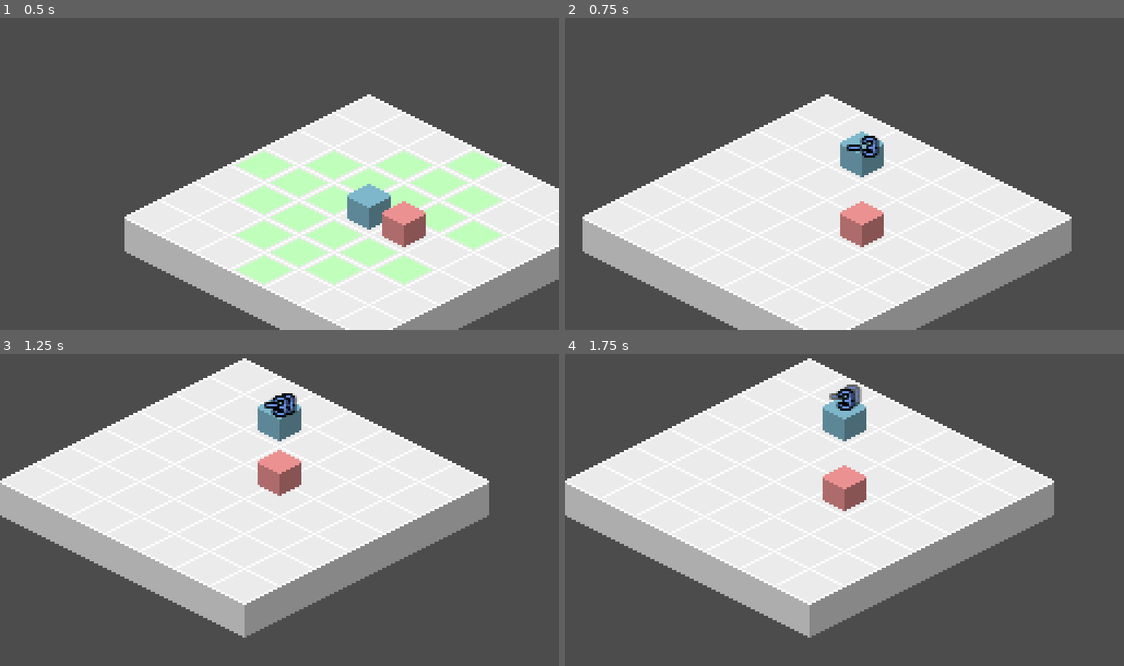
Above: before the commit, frames 1-4 (two rows, left to right).
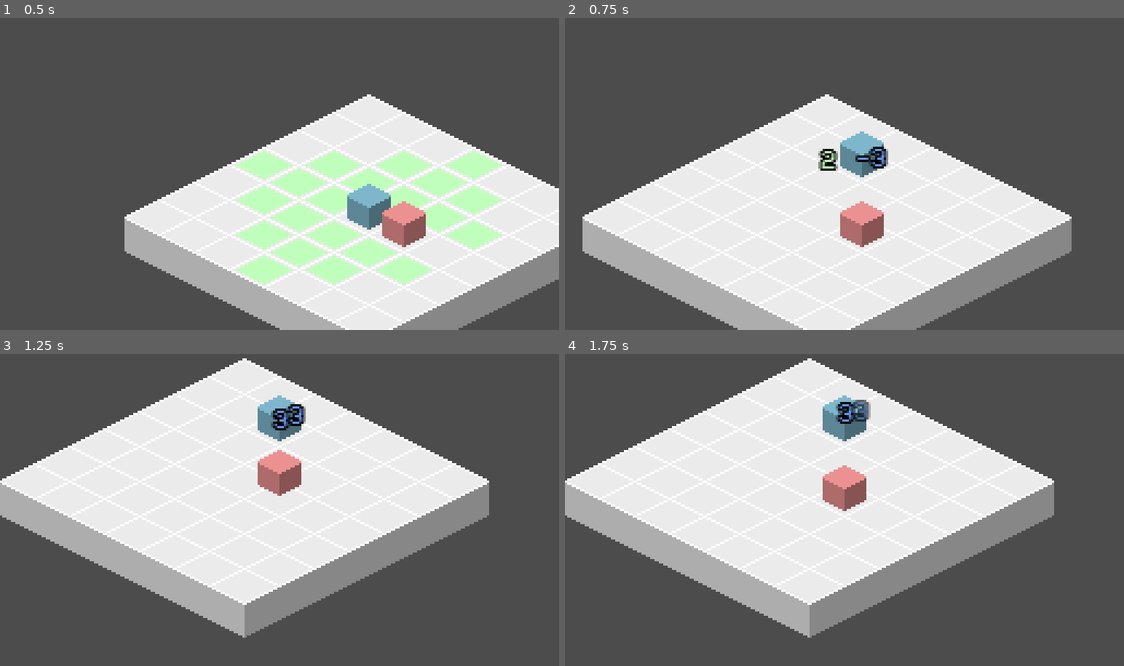
Above: after the commit, the same moments.

Repository: jaytav/godot-test-3
Game: Godot game, scene res://main.tscn
Two runs of this game, one before a commit and one after it. Both use one fixed random seed, a clock stepped at 60 frames per second and the inputs below.
Inputs (mouse positions are in pixels of both pictures, inside the frame that each line leads up to):
- Up to frame 1 (0.5 s): no input
- Up to frame 2 (0.75 s): move the mouse to (967, 149) at 0.52 s; press the mouse at (967, 149) at 0.53 s
- Up to frame 3 (1.25 s): tap Space (ui_select) at 0.77, 1.07 s; tap Tab (ui_focus_next) at 0.8 s
- Up to frame 4 (1.75 s): move the mouse to (732, 519) at 1.27 s; release the mouse at (732, 519) at 1.28 s; tap Tab (ui_focus_next) at 1.35 s; tap Space (ui_select) at 1.52, 1.55 s

Frame 1 is identical in both runs. In frame 2, 0.7% of the frame differs, in the area x 45-58%, y 37-49%; in frame 3, 0.6%; in frame 4, 0.6%.

Commit message:
add action point cost in move path (buggy)

Diff:
--- a/main.gd
+++ b/main.gd
@@ -13,6 +13,7 @@
             instance.set_owner(get_tree().edited_scene_root)
 
     if not Engine.editor_hint:
+        GroupController.add("Main", self)
         GroupController.add("Characters", get_node("World/Characters"))
         GroupController.add("TileMaps", get_node("World/TileMaps"))
         CameraController.init(get_node("World/Camera2D"))
--- a/src/animations/floating_text.tscn
+++ b/src/animations/floating_text.tscn
@@ -13,35 +13,35 @@
 resource_name = "Float"
 length = 1.5
 tracks/0/type = "value"
-tracks/0/path = NodePath(".:position")
+tracks/0/path = NodePath(".:modulate")
 tracks/0/interp = 1
 tracks/0/loop_wrap = true
 tracks/0/imported = false
 tracks/0/enabled = true
 tracks/0/keys = {
-"times": PoolRealArray( 0, 1.5 ),
-"transitions": PoolRealArray( 1, 1 ),
+"times": PoolRealArray( 0, 1, 1.5 ),
+"transitions": PoolRealArray( 1, 1, 1 ),
 "update": 0,
-"values": [ Vector2( 0, -2 ), Vector2( 0, -12 ) ]
+"values": [ Color( 1, 1, 1, 1 ), Color( 1, 1, 1, 1 ), Color( 1, 1, 1, 0 ) ]
 }
 tracks/1/type = "value"
-tracks/1/path = NodePath(".:modulate")
+tracks/1/path = NodePath("Label:rect_position")
 tracks/1/interp = 1
 tracks/1/loop_wrap = true
 tracks/1/imported = false
 tracks/1/enabled = true
 tracks/1/keys = {
-"times": PoolRealArray( 0, 1, 1.5 ),
-"transitions": PoolRealArray( 1, 1, 1 ),
+"times": PoolRealArray( 0, 1.5 ),
+"transitions": PoolRealArray( 1, 1 ),
 "update": 0,
-"values": [ Color( 1, 1, 1, 1 ), Color( 1, 1, 1, 1 ), Color( 1, 1, 1, 0 ) ]
+"values": [ Vector2( -3, -6 ), Vector2( -3, -14 ) ]
 }
 
 [sub_resource type="Animation" id=3]
 resource_name = "FloatLoop"
 loop = true
 tracks/0/type = "value"
-tracks/0/path = NodePath(".:position")
+tracks/0/path = NodePath("Label:rect_position")
 tracks/0/interp = 1
 tracks/0/loop_wrap = true
 tracks/0/imported = false
@@ -50,7 +50,7 @@
 "times": PoolRealArray( 0, 0.5, 1 ),
 "transitions": PoolRealArray( 1, 1, 1 ),
 "update": 0,
-"values": [ Vector2( 0, -2 ), Vector2( 0, -6 ), Vector2( 0, -2 ) ]
+"values": [ Vector2( -3, -6 ), Vector2( -3, -10 ), Vector2( -3, -6 ) ]
 }
 
 [node name="FloatingText" type="Node2D"]
@@ -59,8 +59,9 @@
 
 [node name="Label" type="Label" parent="."]
 margin_left = -3.0
-margin_top = -11.0
+margin_top = -7.17178
 margin_right = 4.0
+margin_bottom = 3.82822
 grow_horizontal = 2
 grow_vertical = 2
 custom_fonts/font = SubResource( 1 )
--- a/src/entity/character/action/action.gd
+++ b/src/entity/character/action/action.gd
@@ -5,7 +5,7 @@
 
 var cells: Array
 var active_cell: Vector2
-
+var floating_texts: Array
 
 func refresh_cells() -> void:
     cells.clear()
@@ -28,4 +28,6 @@
 
 
 func clear() -> void:
-    pass
+    for floating_text in floating_texts:
+        floating_texts.erase(floating_text)
+        floating_text.queue_free()
--- a/src/entity/character/action/attacks/attack.gd
+++ b/src/entity/character/action/attacks/attack.gd
@@ -42,4 +42,7 @@
 
 
 func clear() -> void:
+    .clear()
+
+    AttackController.tile_map.clear()
     _attack_effect.clear()
--- a/src/entity/character/action/attacks/attack_effects/attack_effect.gd
+++ b/src/entity/character/action/attacks/attack_effects/attack_effect.gd
@@ -4,7 +4,6 @@
 export var damage: int
 
 var _effected_characters: Dictionary
-var _floating_texts: Array
 
 
 func refresh_cells() -> void:
@@ -31,7 +30,7 @@
         floating_text.animation = "FloatLoop"
         character.add_child(floating_text)
 
-        _floating_texts.append(floating_text)
+        floating_texts.append(floating_text)
         _effected_characters[character_cell] = character
 
     for cell in cells:
@@ -45,11 +44,3 @@
     for character in _effected_characters.values():
         var character_health_points: Stat = character.get_node("Stats/HealthPoints")
         character_health_points.value -= damage
-
-
-func clear() -> void:
-    AttackController.tile_map.clear()
-
-    for floating_text in _floating_texts:
-        _floating_texts.erase(floating_text)
-        floating_text.queue_free()
--- a/src/entity/character/action/move.gd
+++ b/src/entity/character/action/move.gd
@@ -1,4 +1,6 @@
 extends Action
+
+var _floating_texts: Array
 
 
 func refresh_cells() -> void:
@@ -24,6 +26,7 @@
     if !cells.has(cell):
         active_cell = Vector2.ZERO
         draw_cells()
+        clear()
         return
 
     if cell == active_cell:
@@ -31,6 +34,7 @@
 
     active_cell = cell
     draw_cells()
+    clear()
 
     var character_cell: Vector2 = ActionController.tile_map_action.world_to_map(owner.position)
     var character_point: int = ActionController.get_vector_point_index(character_cell)
@@ -38,7 +42,18 @@
     var point_path_cells: Array = ActionController.astar_movement.get_point_path(character_point, point)
     point_path_cells.erase(character_cell)
 
+    var count = 0
+
     for point_path_cell in point_path_cells:
+        count += 1
+        var floating_text: FloatingText = Character.FloatingText.instance()
+        floating_text.label_text = str(count)
+        floating_text.label_modulate = _tile_map_action_modulate
+        floating_text.animation = "FloatLoop"
+        floating_text.position = ActionController.tile_map_action.map_to_world(point_path_cell)
+
+        _floating_texts.append(floating_text)
+        GroupController.get("Main").get("World").add_child(floating_text)
         ActionController.tile_map_action.set_cellv(point_path_cell, ActionController.TILE_SECONDARY)
 
 
@@ -62,3 +77,9 @@
     ActionController.refresh_astar_movement()
     refresh_cells()
     draw_cells()
+
+
+func clear() -> void:
+    for floating_text in _floating_texts:
+        _floating_texts.erase(floating_text)
+        floating_text.queue_free()
